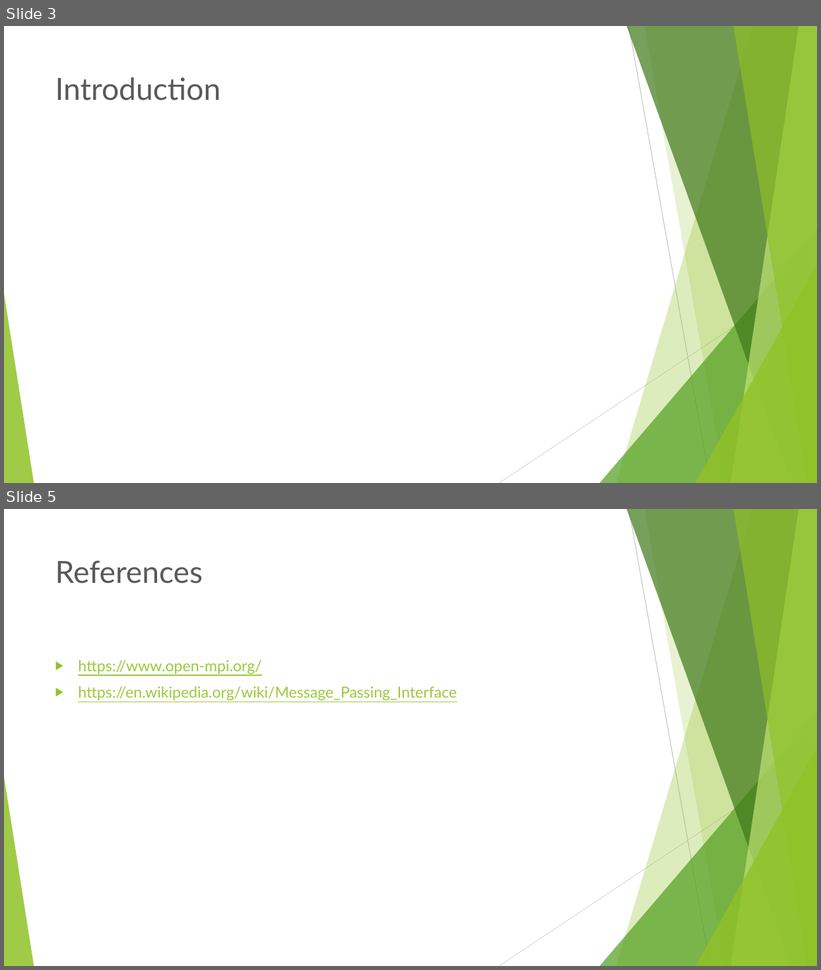
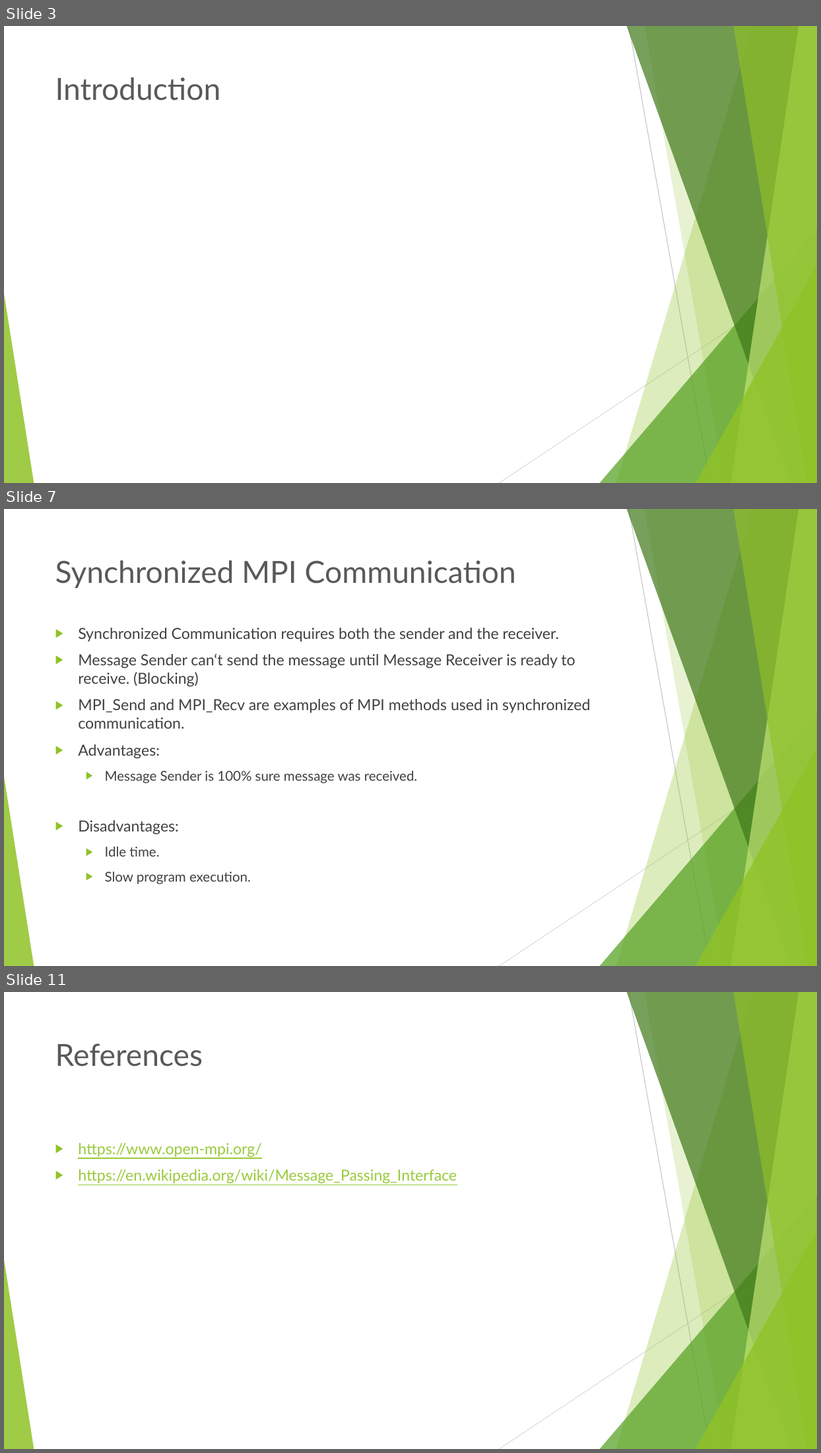
Before and after one commit to mawunyega/conjugate_gradient, a slide deck: presentattion.pptx. Shown one above the other, each under a label of ours: slides 3 and 5 before the commit, slides 3, 7 and 11 after it; the slides between them are not shown. The pictures are 821x970 and 821x1453 pixels, drawn with LibreOffice and Linux fonts; fonts in the diff are those of the drawing. Boxes give left, top, right and bottom in pixels: in the first picture for what was removed or moved away, otherwise in the second. Text is boxed around its words. In the diff, an @@ line names an element or a change of style, - is before the commit and + after.

```diff
--- a/presentattion.pptx
+++ b/presentattion.pptx
@@ slide 7 added at <box>4,509,817,966</box>, background #FFFFFF; not listed: 10 template elements that a slide beside it also shows @@
@@ title added at <box>55,560,516,588</box>, 36 pt, text #595959 @@
+Synchronized MPI Communication
@@ text added at <box>78,628,590,885</box>, 18 pt, text #404040 @@
+▶ Synchronized Communication requires both the sender and the receiver.
+▶ Message Sender can‘t send the message until Message Receiver is ready to receive. (Blocking)
+▶ MPI_Send and MPI_Recv are examples of MPI methods used in synchronized communication.
+▶ Advantages:
+  ▶ Message Sender is 100% sure message was received.
+▶ Disadvantages:
+  ▶ Idle time.
+  ▶ Slow program execution.
@@ what was slide 5 is now slide 11 @@
```
Also in this commit, not shown: 1 slide changed, 5 other slides added, 1 other file.
